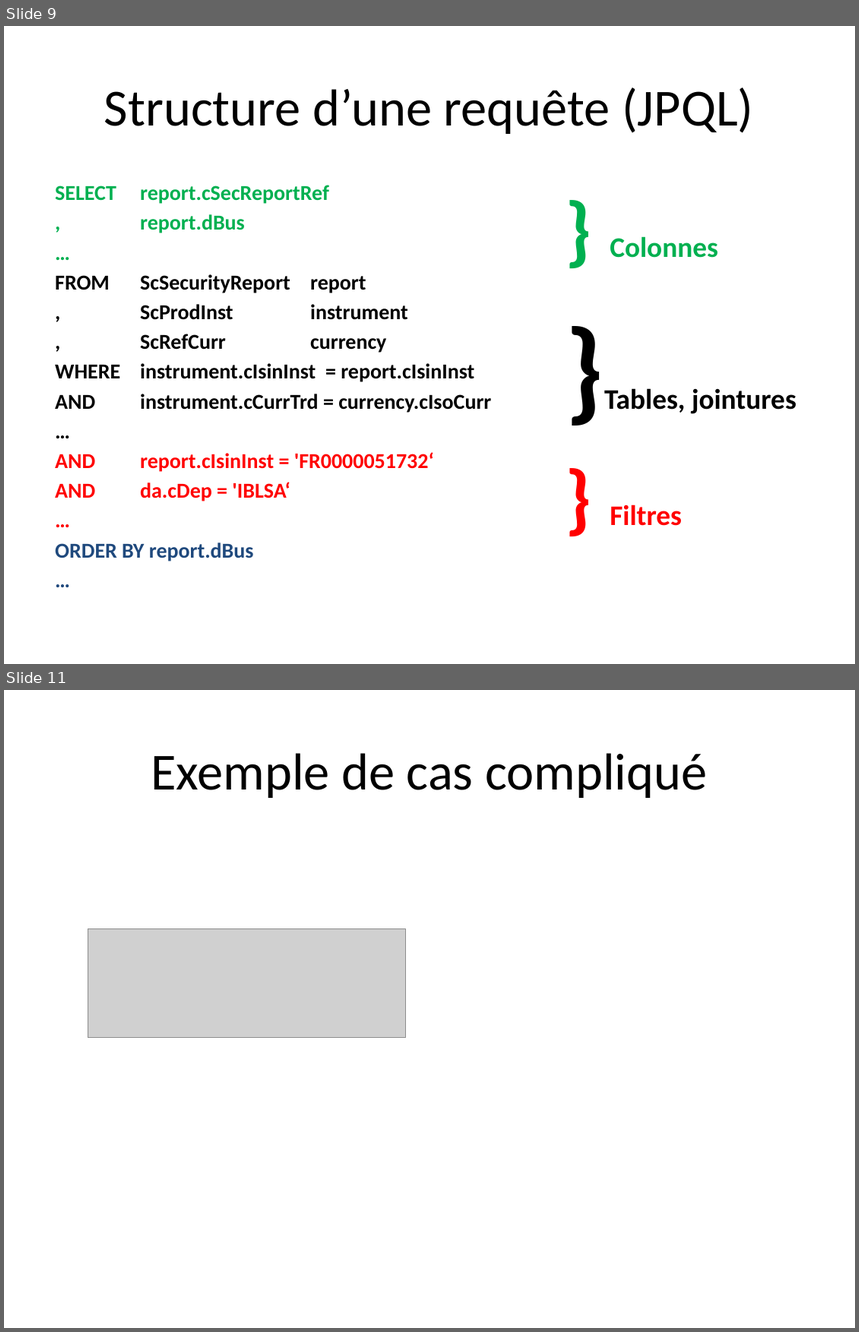
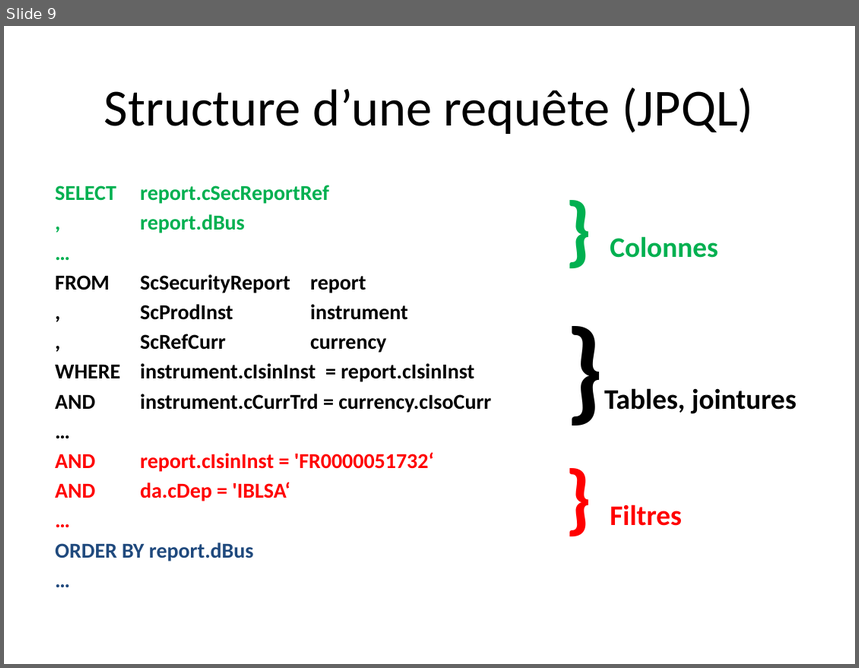
Before and after one commit to aqueryom/aqueryom, a slide deck: Criteria Mix.pptx. Shown one above the other, each under a label of ours: slides 9 and 11 before the commit, slide 9 after it; the slides between them are not shown. The pictures are 859x1332 and 859x668 pixels, drawn with LibreOffice and Linux fonts; fonts in the diff are those of the drawing; grey boxes stand for pictures. Boxes give left, top, right and bottom in pixels: in the first picture for what was removed or moved away, otherwise in the second. Text is boxed around its words. In the diff, an @@ line names an element or a change of style, - is before the commit and + after.

```diff
--- a/Criteria Mix.pptx
+++ b/Criteria Mix.pptx
@@ slide 11 removed at (4,690,855,1328), background #FFFFFF @@
@@ title removed at (151,753,707,798) @@
-Exemple de cas compliqué
@@ picture removed at (88,929,405,1038) @@
```
Also in this commit, not shown: 3 slides added, 1 other slide removed.
